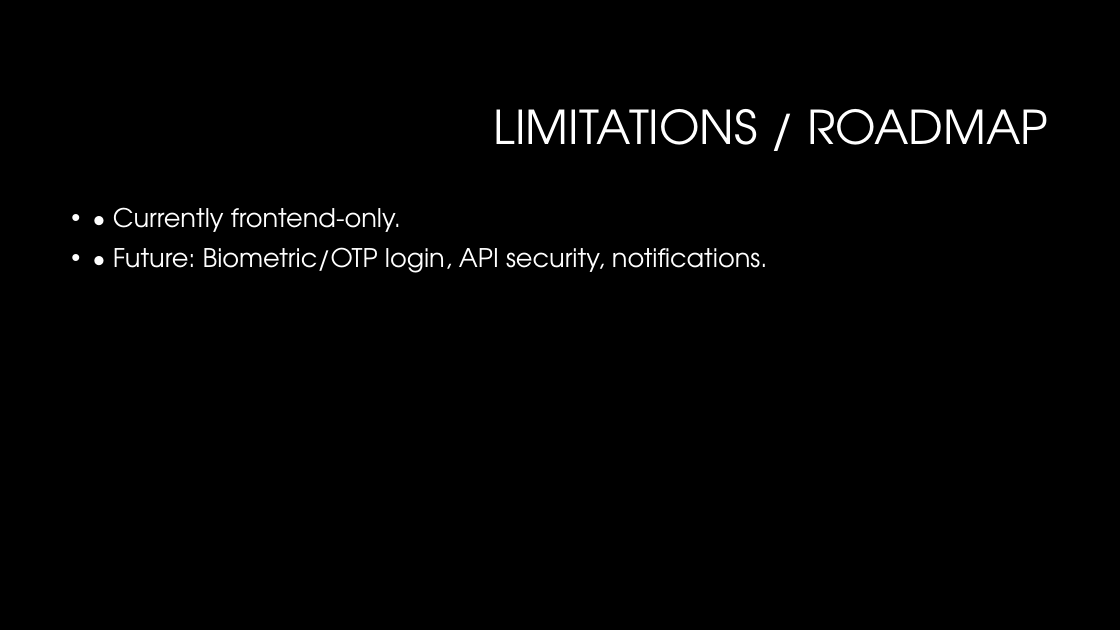
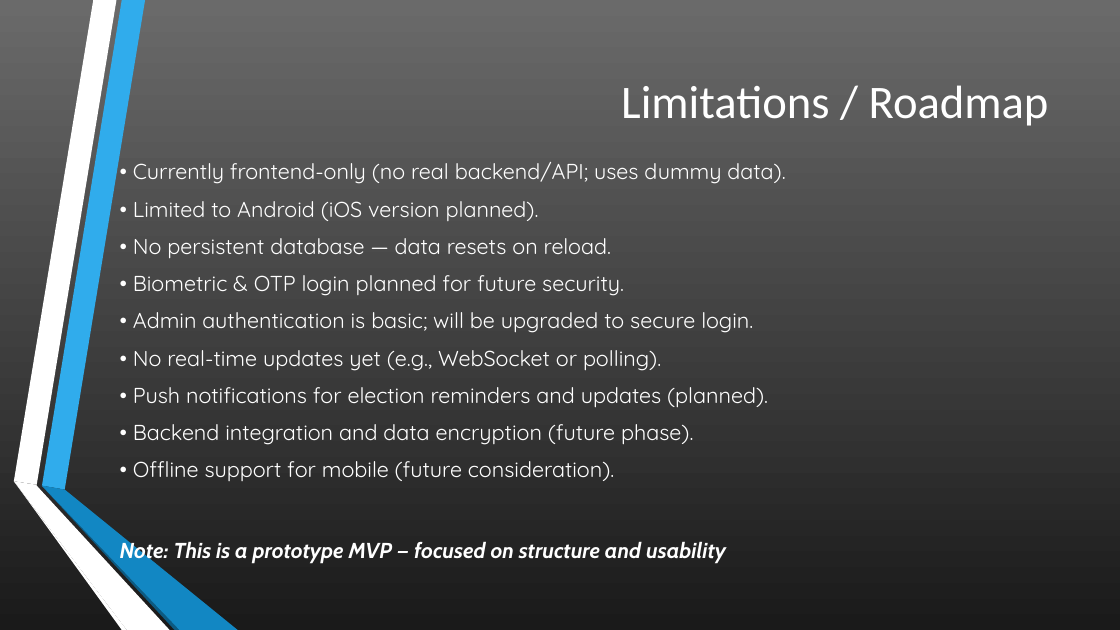
Before and after one commit to Ainfiniti01/NatioID, a slide deck: slide 11 of NatioID – National Digital Identity & Voting Platform.pptx. Drawn at 1120x630 pixels with LibreOffice and Linux fonts; fonts in the diff are those of the drawing; background and template pictures are left out. Boxes give left, top, right and bottom in pixels: in the first picture for what was removed or moved away, otherwise in the second. Text is boxed around its words. In the diff, an @@ line names an element or a change of style, - is before the commit and + after.

```diff
--- a/NatioID – National Digital Identity & Voting Platform.pptx
+++ b/NatioID – National Digital Identity & Voting Platform.pptx
@@ background #000000 to gradient #6B6B6B to #1B1B1B @@
@@ title at box(621, 85, 1049, 126): text changed; font TeX Gyre Adventor to Calibri @@
-LIMITATIONS / ROADMAP
+Limitations / Roadmap
@@ text "• Currently frontend-only (no real ..." at box(120, 162, 785, 564): vertical alignment top to middle @@
@@ text at box(120, 162, 785, 564): text changed; size 22 to 18.5 pt; font TeX Gyre Adventor to Quicksand @@
-• • Currently frontend-only.
-• • Future: Biometric/OTP login, API security, notifications.
+• Currently frontend-only (no real backend/API; uses dummy data).
+• Limited to Android (iOS version planned).
+• No persistent database — data resets on reload.
+• Biometric & OTP login planned for future security.
+• Admin authentication is basic; will be upgraded to secure login.
+• No real-time updates yet (e.g., WebSocket or polling).
+• Push notifications for election reminders and updates (planned).
+• Backend integration and data encryption (future phase).
+• Offline support for mobile (future consideration).
+Note: This is a prototype MVP — focused on structure and usability
@@ group added at box(13, 0, 238, 630): 6 freeform shapes @@
```
Also in this commit, not shown: 12 other slides changed, 3 slides added, 4 other files.
